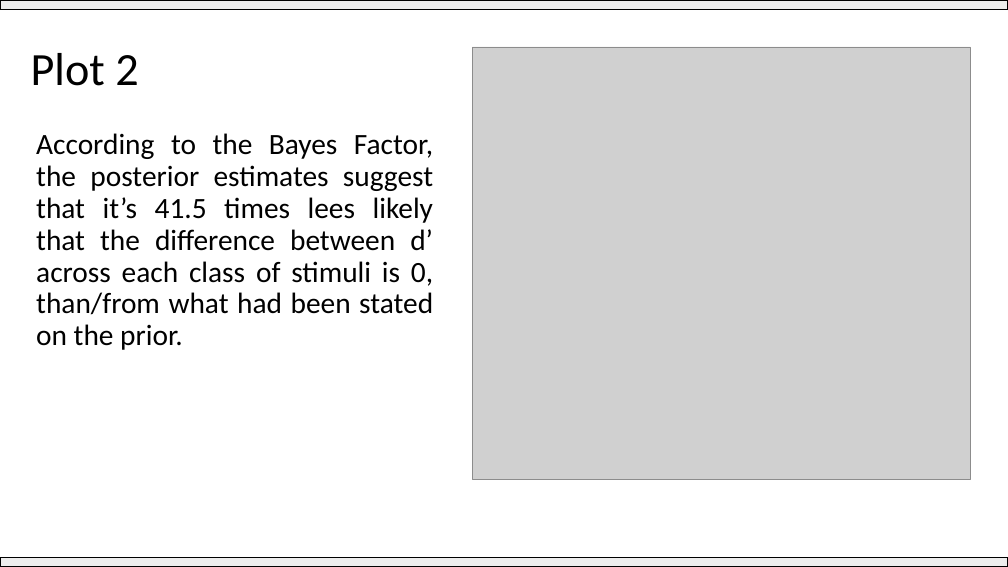
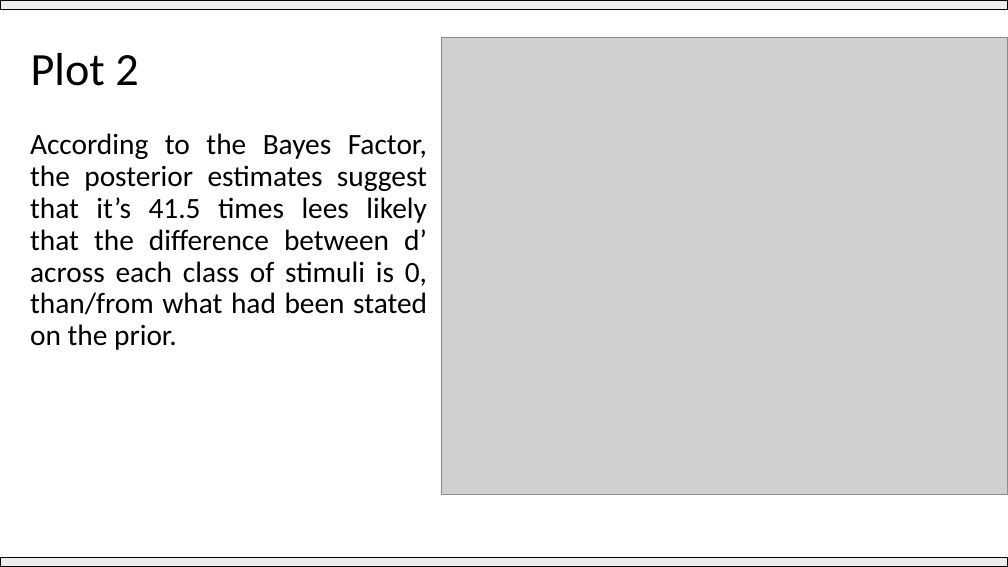
Before and after one commit to Adrifelcha/afchavez-019, a slide deck: slide 46 of MichaelLee/SDT Mirror Effect/Paper 1/BayesianSDTmodeling_Overview.pptx (slide 24 before the commit). Drawn at 1008x567 pixels with LibreOffice and Linux fonts; fonts in the diff are those of the drawing; grey boxes stand for pictures. Boxes give left, top, right and bottom in pixels: in the first picture for what was removed or moved away, otherwise in the second. Text is boxed around its words. In the diff, an @@ line names an element or a change of style, - is before the commit and + after.

```diff
--- a/MichaelLee/SDT Mirror Effect/Paper 1/BayesianSDTmodeling_Overview.pptx
+++ b/MichaelLee/SDT Mirror Effect/Paper 1/BayesianSDTmodeling_Overview.pptx
@@ picture resized from (x1=473, y1=47, x2=971, y2=479) to (x1=442, y1=38, x2=1008, y2=495) @@
@@ text "According to the Bayes Factor, ..." moved from (x1=36, y1=133, x2=433, y2=350) to (x1=30, y1=133, x2=427, y2=350) @@
```
Also in this commit, not shown: 20 other slides changed, 32 slides added, 12 slides removed, 43 other files.
